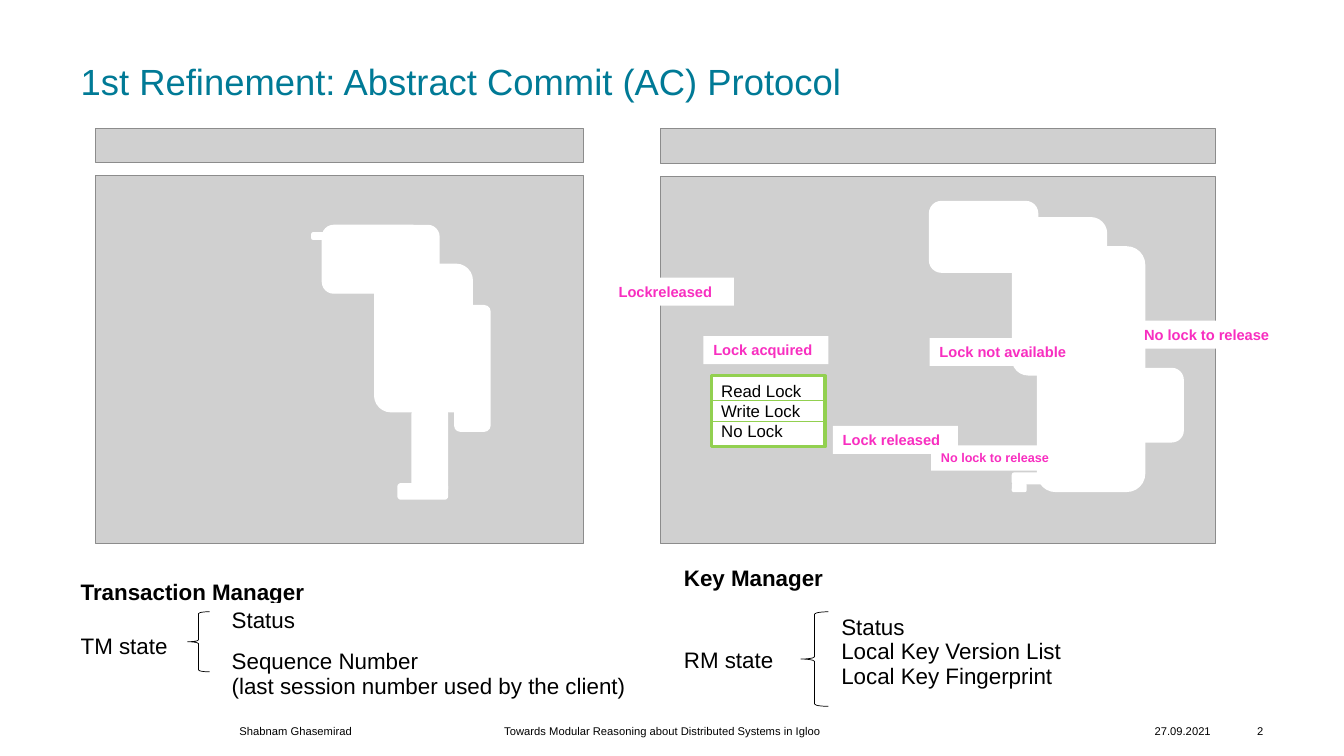
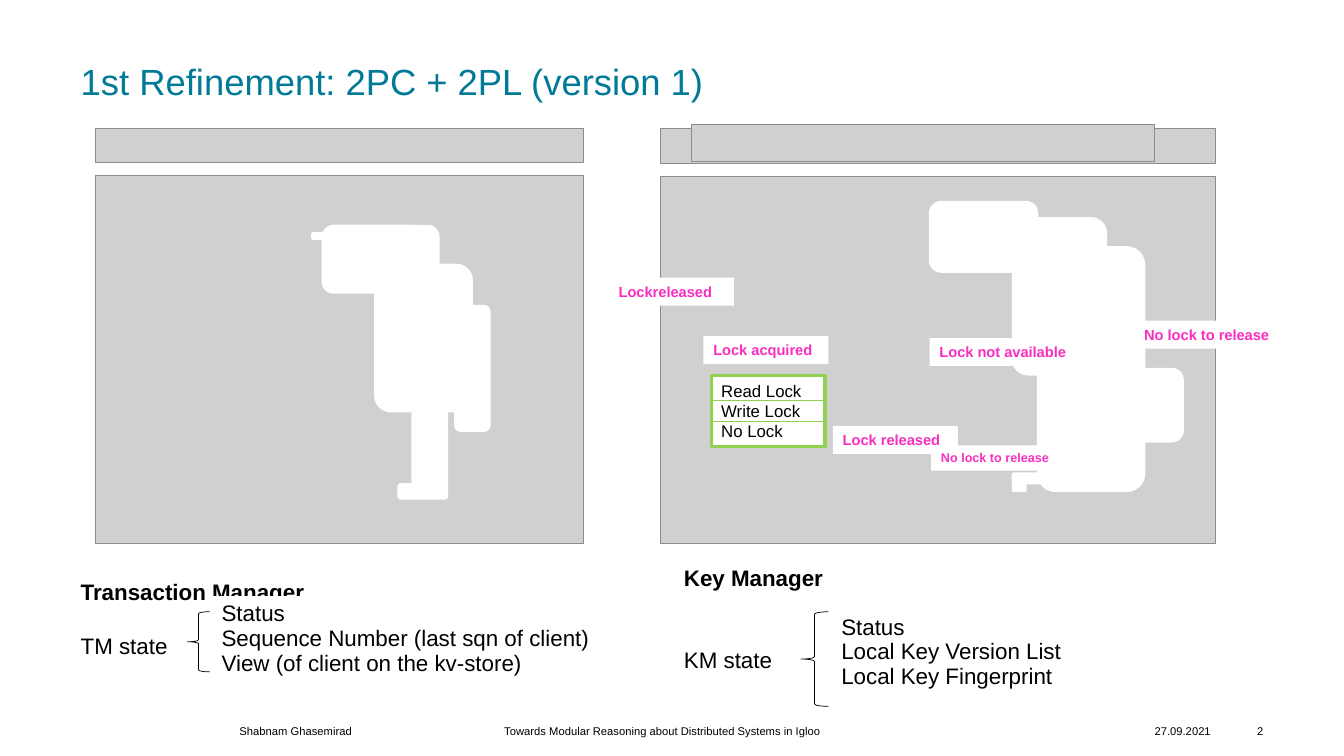
Before and after one commit to ShabnamRad/VerIso, a slide deck: slide 2 of resources/2pl+2pc.pptx. Drawn at 1344x756 pixels with LibreOffice and Linux fonts; fonts in the diff are those of the drawing; grey boxes stand for pictures; background and template pictures are left out. Boxes give left, top, right and bottom in pixels: in the first picture for what was removed or moved away, otherwise in the second. Text is boxed around its words. In the diff, an @@ line names an element or a change of style, - is before the commit and + after.

```diff
--- a/resources/2pl+2pc.pptx
+++ b/resources/2pl+2pc.pptx
@@ title at [81, 68, 703, 102]: text changed @@
-1st Refinement: Abstract Commit (AC) Protocol
+1st Refinement: 2PC + 2PL (version 1)
@@ picture added at [693, 125, 1155, 162] @@
@@ table at [212, 597, 626, 688] @@
-row 1: Status
-row 2: Sequence Number / (last session number used by the client)
+row 1: Status / Sequence Number (last sqn of client) / View (of client on the kv-store)
@@ table: place and size @@
-table at [222, 604, 643, 709]
+table at [212, 597, 626, 688]
@@ text at [684, 652, 772, 669]: text changed @@
-RM state
+KM state
```
Also in this commit, not shown: 1 slide added, 5 other files.
